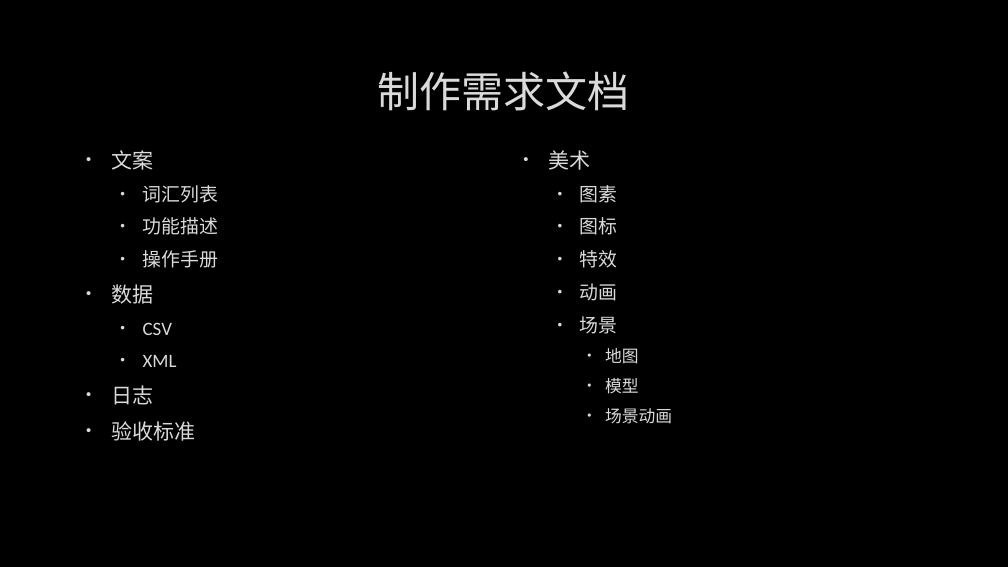
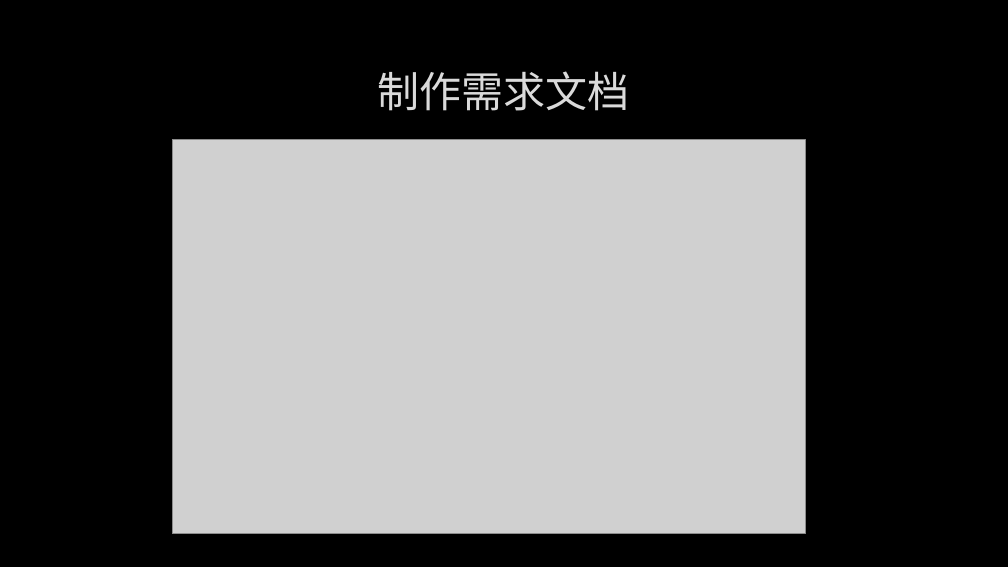
Before and after one commit to albertclass/Lessons, a slide deck: slide 14 of communication/策划与程序沟通技巧.pptx (slide 13 before the commit). Drawn at 1008x567 pixels with LibreOffice and Linux fonts; fonts in the diff are those of the drawing; grey boxes stand for pictures; background and template pictures are left out. Boxes give left, top, right and bottom in pixels: in the first picture for what was removed or moved away, otherwise in the second. Text is boxed around its words. In the diff, an @@ line names an element or a change of style, - is before the commit and + after.

```diff
--- a/communication/策划与程序沟通技巧.pptx
+++ b/communication/策划与程序沟通技巧.pptx
@@ picture added at <box>172,140,806,534</box> @@
@@ text removed at <box>111,150,219,441</box> @@
-• 文案
-  • 词汇列表
-  • 功能描述
-  • 操作手册
-• 数据
-  • CSV
-  • XML
-• 日志
-• 验收标准
@@ text removed at <box>549,150,672,424</box> @@
-• 美术
-  • 图素
-  • 图标
-  • 特效
-  • 动画
-  • 场景
-    • 地图
-    • 模型
-    • 场景动画
```
Also in this commit, not shown: 8 other slides changed, 2 slides added, 2 slides removed.
